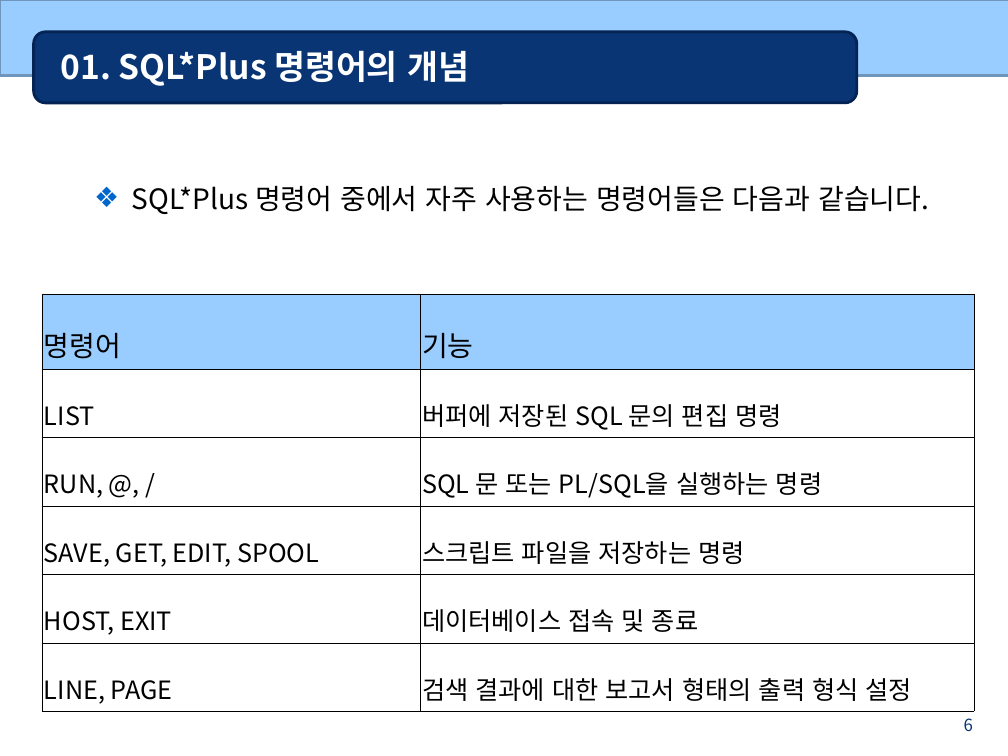
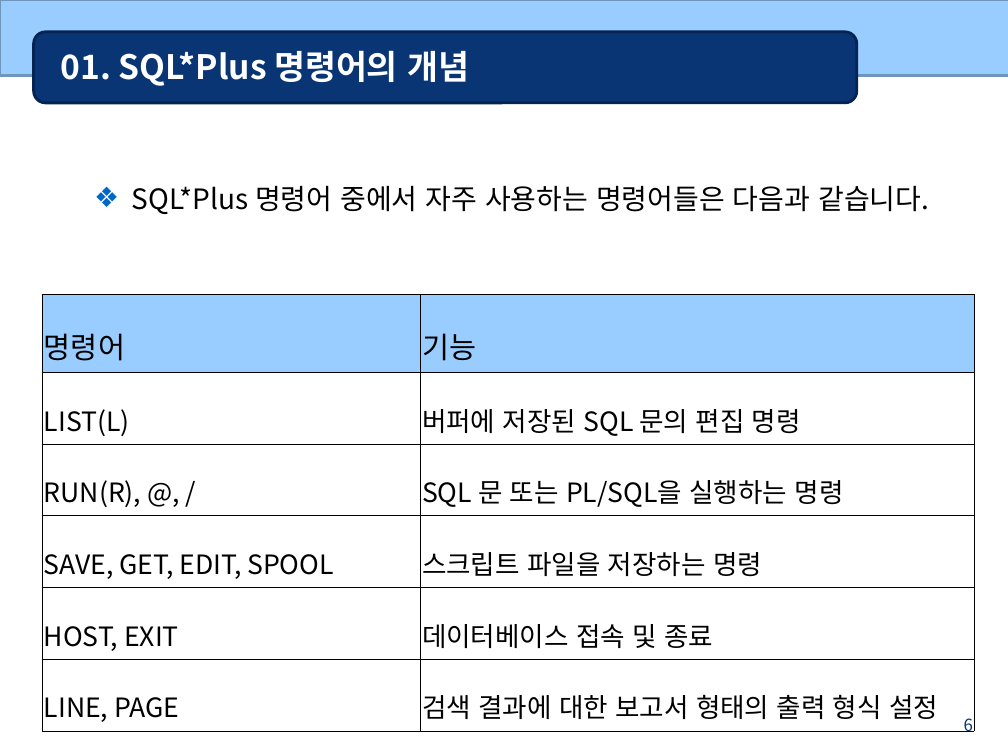
Before and after one commit to bcchoi518/Gukbi, a slide deck: slide 6 of 6_Oracle(DB)/oracle_ppt/03 SQLPLUS.ppt. Drawn at 1008x756 pixels with LibreOffice and Linux fonts; fonts in the diff are those of the drawing. Boxes give left, top, right and bottom in pixels: in the first picture for what was removed or moved away, otherwise in the second. Text is boxed around its words. In the diff, an @@ line names an element or a change of style, - is before the commit and + after.

```diff
--- a/6_Oracle(DB)/oracle_ppt/03 SQLPLUS.ppt
+++ b/6_Oracle(DB)/oracle_ppt/03 SQLPLUS.ppt
@@ table at [42, 294, 975, 726] @@
-row 2, column 1: LIST
+row 2, column 1: LIST(L)
-row 3, column 1: RUN, @, /
+row 3, column 1: RUN(R), @, /
@@ size 20 to 21 pt in "명령어", "기능" @@
@@ size 18 to 19 pt in "버퍼에 저장된 SQL 문의 편집 명령", "SQL 문 또는 PL/SQL을 실행하는 명령", "SAVE, GET, EDIT, SPOOL", "스크립트 파일을 저장하는 명령" and 4 more places @@
```
Also in this commit, not shown: 6 other slides changed, 43 other files.
